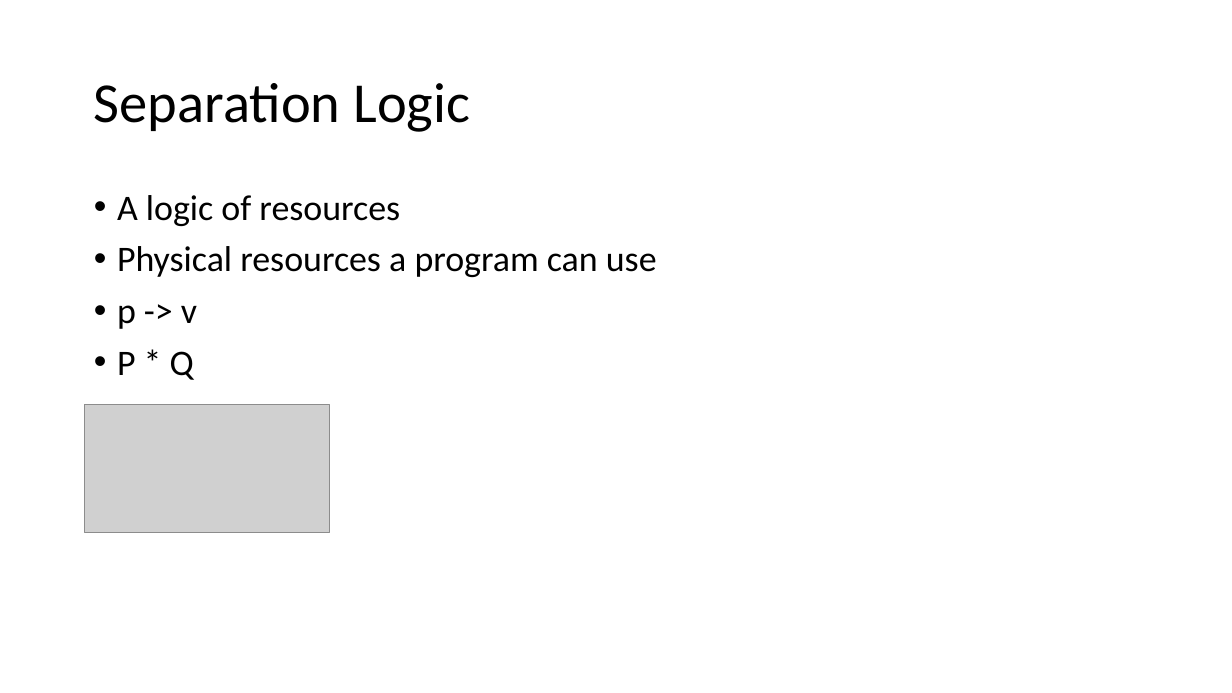
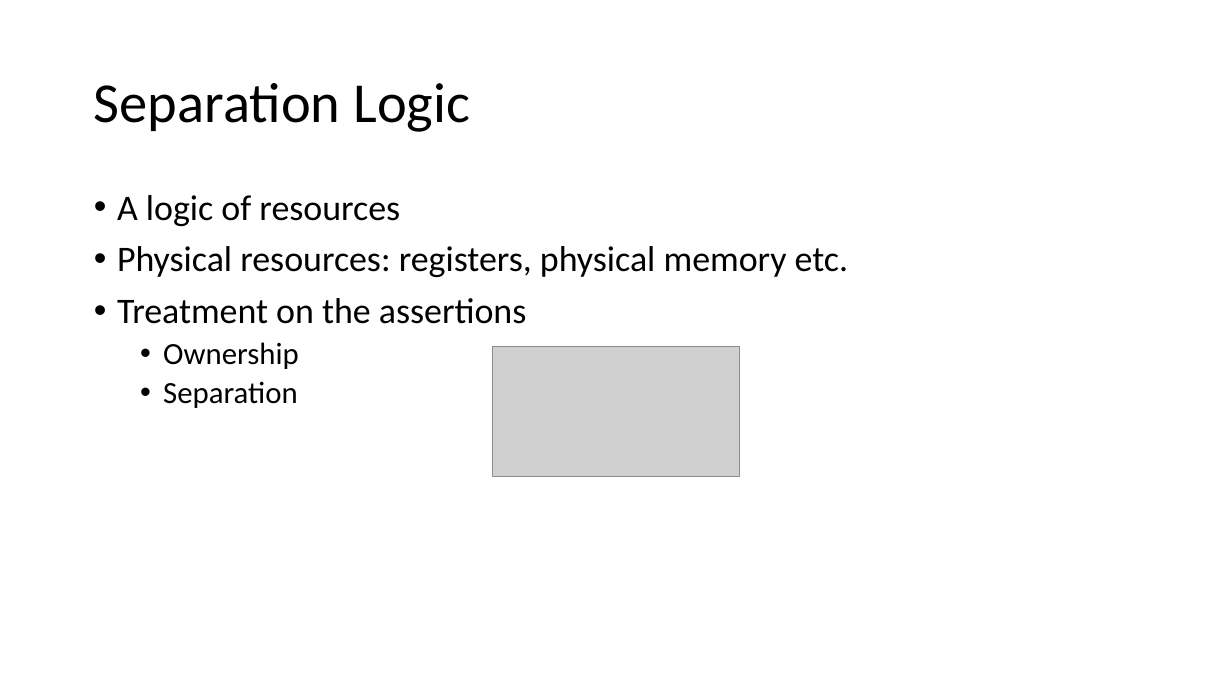
Before and after one commit to Contingent-Systems/modal_abstractions_presentations, a slide deck: slide 12 of upenn_may_24/proposal.pptx. Drawn at 1232x693 pixels with LibreOffice and Linux fonts; fonts in the diff are those of the drawing; grey boxes stand for pictures. Boxes give left, top, right and bottom in pixels: in the first picture for what was removed or moved away, otherwise in the second. Text is boxed around its words. In the diff, an @@ line names an element or a change of style, - is before the commit and + after.

```diff
--- a/upenn_may_24/proposal.pptx
+++ b/upenn_may_24/proposal.pptx
@@ text at <box>117,246,848,408</box>: text changed @@
-• Physical resources a program can use
-• p -> v
-• P * Q
+• Physical resources: registers, physical memory etc.
+• Treatment on the assertions
+  • Ownership
+  • Separation
@@ picture: place and size @@
-picture at <box>85,405,330,532</box>
+picture at <box>493,347,740,476</box>
```
Also in this commit, not shown: 10 other slides changed.
